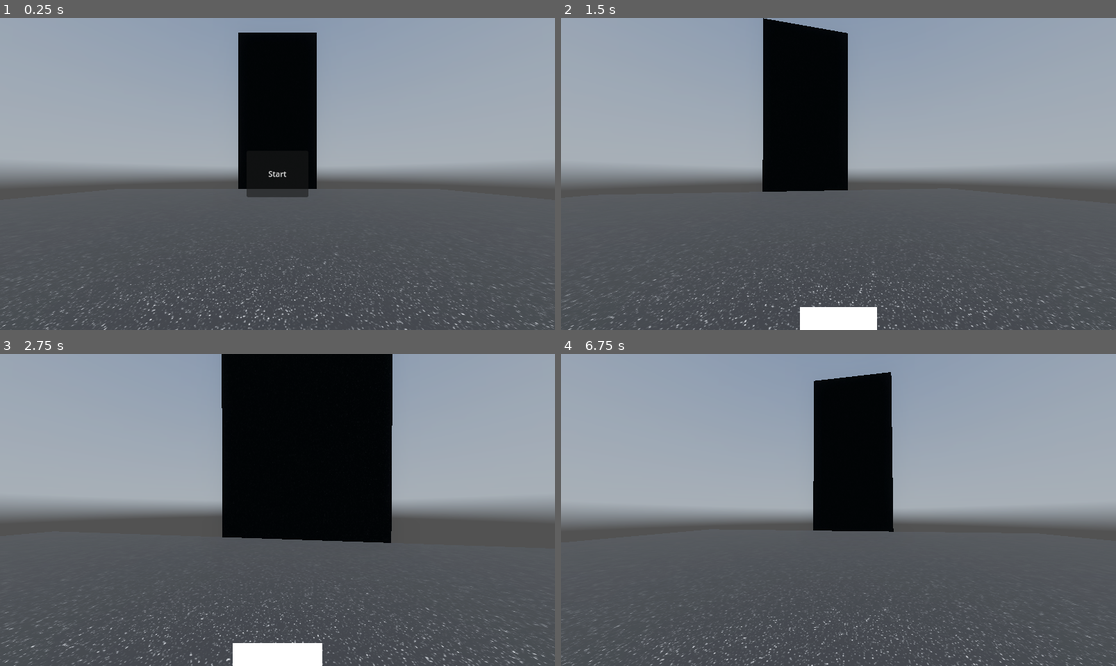
Above: before the commit, frames 1-4 (two rows, left to right).
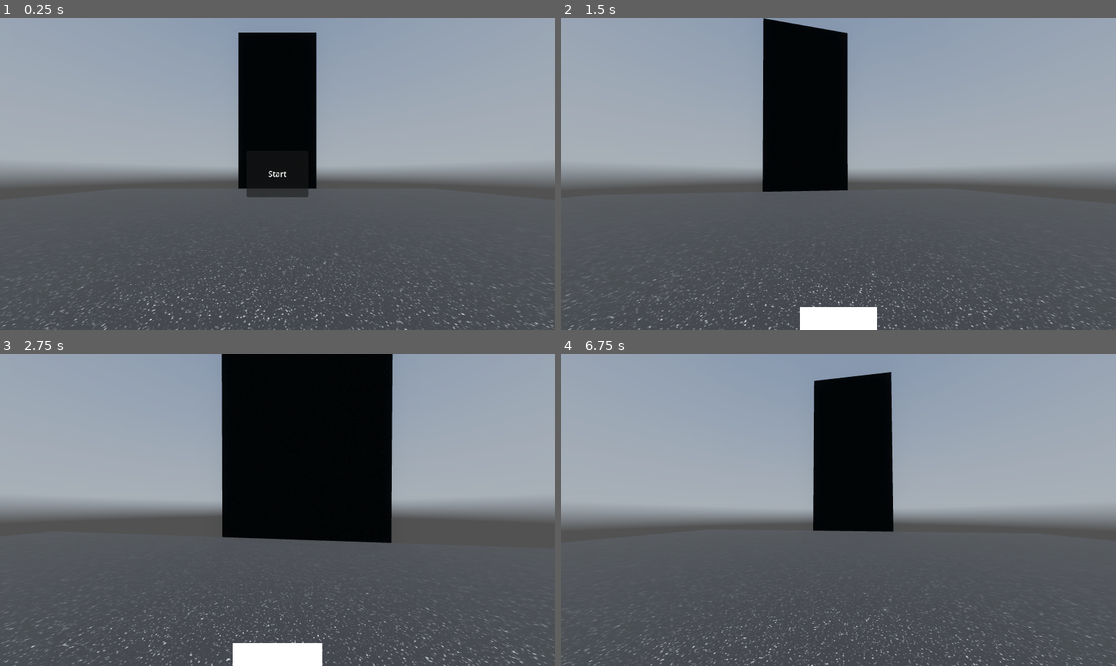
Above: after the commit, the same moments.

Repository: paulfok/parkour
Game: Godot game, scene res://world.tscn
The game is run twice, just before and just after one commit, with the same random seed, the same clock (stepped at 60 frames per second) and the same inputs. A sky picture missing from this copy of the repository is replaced by a grey-blue gradient.
Inputs (mouse positions are in pixels of both pictures, inside the frame that each line leads up to):
- Up to frame 1 (0.25 s): no input
- Up to frame 2 (1.5 s): click "Start" at 0.5 s; tap Enter at 1.25 s; move the mouse to (866, 174) at 1.27 s; hold W (forward) from 1.28 s (still down); tap Middle mouse button (charge) at 1.35 s
- Up to frame 3 (2.75 s): keep holding W (forward); tap Space (jump) at 1.52, 2.27 s; move the mouse to (249, 510) at 2.02 s; tap Middle mouse button (charge) at 2.1 s
- Up to frame 4 (6.75 s): move the mouse to (849, 503) at 2.77 s; tap Middle mouse button (charge) every 0.75 s from 2.85 to 6.6 s; move the mouse to (832, 516) at 3.52 s; tap Space (jump) at 3.77, 4.52, 5.27 s; move the mouse to (877, 513) at 4.27 s; move the mouse to (794, 506) at 5.02 s; move the mouse to (844, 510) at 5.77 s; tap C (respawn) at 6.5 s; move the mouse to (816, 503) at 6.52 s; release W (forward) at 6.53 s; hold D (right) from 6.53 s (still down)

The runs differ from the first frame. In frame 1, 0.1% of the frame differs, in the area x 42-58%, y 4-55%; in frame 2, 0.1%; in frame 3, 0.1%; in frame 4, 0.1%.

Commit message:
Add MSAA 4x cuz it looks good. 	modified:   project.godot

Diff:
--- a/project.godot
+++ b/project.godot
@@ -74,5 +74,8 @@
 
 [rendering]
 
+textures/canvas_textures/default_texture_filter=3
 renderer/rendering_method="gl_compatibility"
 renderer/rendering_method.mobile="gl_compatibility"
+anti_aliasing/quality/msaa_2d=2
+anti_aliasing/quality/msaa_3d=2
